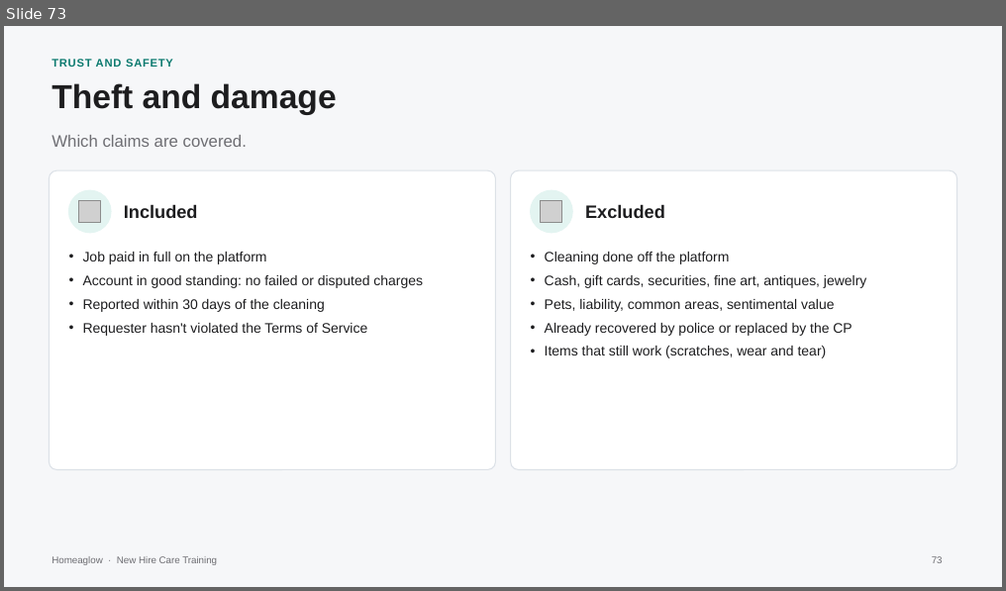
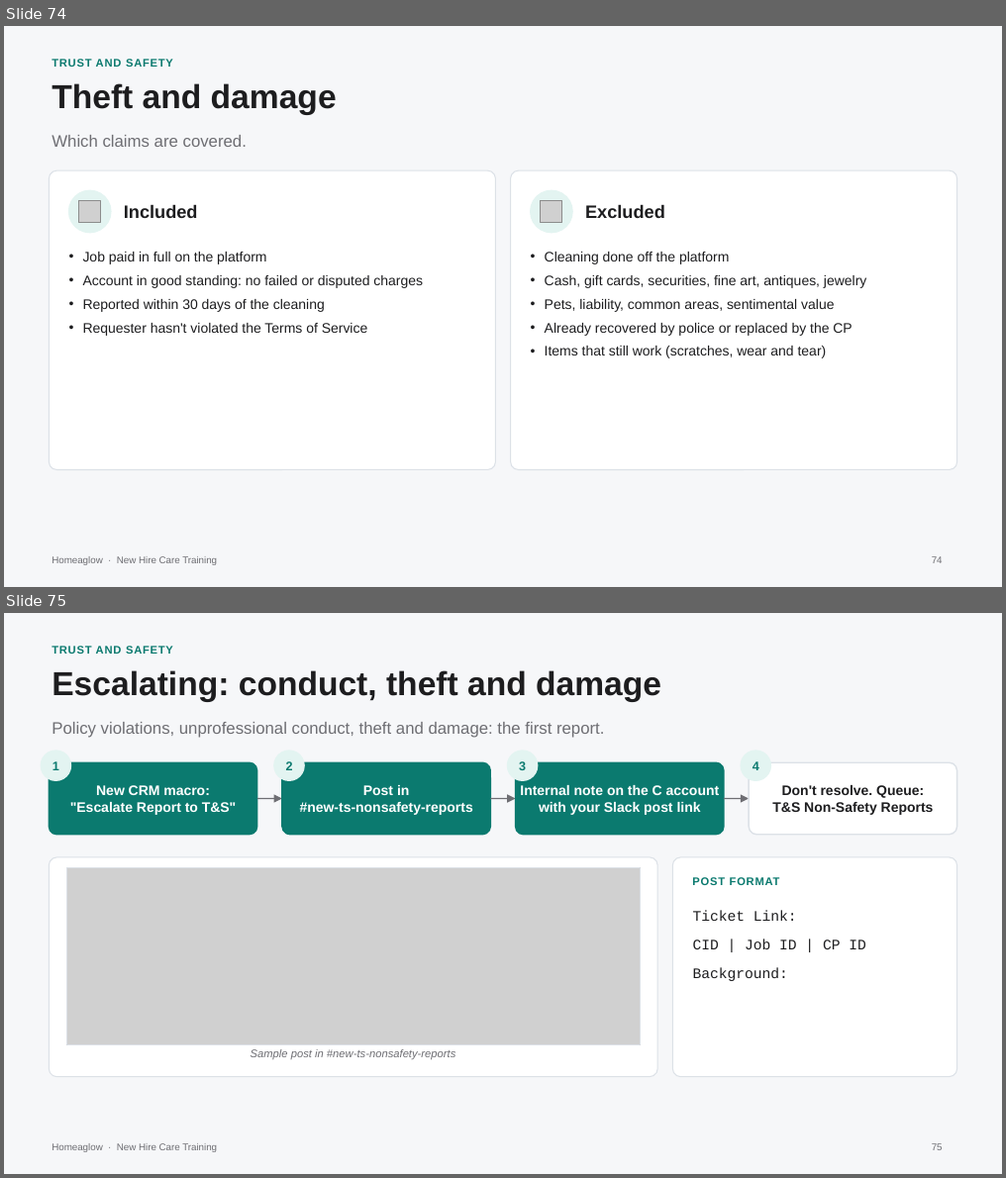
Before and after one commit to anjulimichelle/training, a slide deck: billing-disputes/billing-disputes-cash-payments.pptx. Shown one above the other, each under a label of ours: slide 73 before the commit, slides 74 and 75 after it. The pictures are 1006x591 and 1006x1178 pixels, drawn with LibreOffice and Linux fonts; fonts in the diff are those of the drawing; grey boxes stand for pictures. Boxes give left, top, right and bottom in pixels: in the first picture for what was removed or moved away, otherwise in the second. Text is boxed around its words. In the diff, an @@ line names an element or a change of style, - is before the commit and + after.

```diff
--- a/billing-disputes/billing-disputes-cash-payments.pptx
+++ b/billing-disputes/billing-disputes-cash-payments.pptx
@@ slide 75 added at (x1=4, y1=613, x2=1002, y2=1174), background #F6F7F9; not listed: 1 template element that a slide beside it also shows @@
@@ text added at (x1=52, y1=646, x2=173, y2=654), 8 pt, text #0B7A6F, bold @@
+TRUST AND SAFETY
@@ text added at (x1=52, y1=670, x2=661, y2=702), 24 pt, text #1D1D1F, bold @@
+Escalating: conduct, theft and damage
@@ text added at (x1=52, y1=722, x2=604, y2=738), 12 pt, text #6E6E73 @@
+Policy violations, unprofessional conduct, theft and damage: the first report.
@@ ellipse added at (x1=41, y1=751, x2=71, y2=780), fill #E3F4F1, outline #E3F4F1 1 pt @@
@@ ellipse added at (x1=274, y1=751, x2=304, y2=780), fill #E3F4F1, outline #E3F4F1 1 pt @@
@@ ellipse added at (x1=507, y1=751, x2=537, y2=780), fill #E3F4F1, outline #E3F4F1 1 pt @@
@@ ellipse added at (x1=741, y1=751, x2=770, y2=780), fill #E3F4F1, outline #E3F4F1 1 pt @@
@@ rounded rectangle added at (x1=49, y1=762, x2=257, y2=835), fill #0B7A6F, outline #0B7A6F 1 pt @@
@@ text added at (x1=53, y1=761, x2=59, y2=770), 9 pt, text #0B7A6F, bold @@
+1
@@ text added at (x1=70, y1=785, x2=237, y2=815), 10 pt, text #FFFFFF, bold @@
+New CRM macro:
+"Escalate Report to T&S"
@@ rounded rectangle added at (x1=282, y1=762, x2=491, y2=835), fill #0B7A6F, outline #0B7A6F 1 pt @@
@@ text added at (x1=286, y1=761, x2=293, y2=770), 9 pt, text #0B7A6F, bold @@
+2
@@ text added at (x1=300, y1=785, x2=473, y2=815), 10 pt, text #FFFFFF, bold @@
+Post in
+#new-ts-nonsafety-reports
@@ rounded rectangle added at (x1=515, y1=762, x2=724, y2=835), fill #0B7A6F, outline #0B7A6F 1 pt @@
@@ text added at (x1=519, y1=761, x2=526, y2=770), 9 pt, text #0B7A6F, bold @@
+3
@@ text added at (x1=520, y1=785, x2=720, y2=815), 10 pt, text #FFFFFF, bold @@
+Internal note on the C account
+with your Slack post link
@@ rounded rectangle added at (x1=748, y1=762, x2=957, y2=835), fill #FFFFFF, outline #DCE1E7 1 pt @@
@@ text added at (x1=752, y1=761, x2=759, y2=770), 9 pt, text #0B7A6F, bold @@
+4
@@ text added at (x1=772, y1=785, x2=934, y2=815), 10 pt, text #1D1D1F, bold @@
+Don't resolve. Queue:
+T&S Non-Safety Reports
@@ arrow added from (257, 798) to (282, 798), #6E6E73 1 pt @@
@@ arrow added from (491, 798) to (515, 798), #6E6E73 1 pt @@
@@ arrow added from (724, 798) to (748, 798), #6E6E73 1 pt @@
@@ rounded rectangle added at (x1=49, y1=858, x2=657, y2=1077), fill #FFFFFF, outline #DCE1E7 0.75 pt @@
@@ picture added at (x1=67, y1=867, x2=641, y2=1045) @@
@@ rectangle added at (x1=67, y1=867, x2=641, y2=1045), outline #DCE1E7 0.5 pt @@
@@ rounded rectangle added at (x1=672, y1=858, x2=957, y2=1077), fill #FFFFFF, outline #DCE1E7 0.75 pt @@
@@ text added at (x1=692, y1=877, x2=780, y2=885), 8 pt, text #0B7A6F, bold @@
+POST FORMAT
@@ text added at (x1=693, y1=911, x2=866, y2=981), 10.5 pt, text #1D1D1F @@
+Ticket Link:
+CID | Job ID | CP ID
+Background:
@@ text added at (x1=251, y1=1050, x2=455, y2=1059), 8 pt, text #6E6E73, italic @@
+Sample post in #new-ts-nonsafety-reports
@@ page number added at (x1=932, y1=1144, x2=943, y2=1151), 7 pt, text #6E6E73 @@
+75
@@ what was slide 73 is now slide 74 @@
@@ page number at (x1=932, y1=557, x2=943, y2=564): text changed @@
-73
+74
```
Also in this commit, not shown: 1 slide changed, 2 other files.
